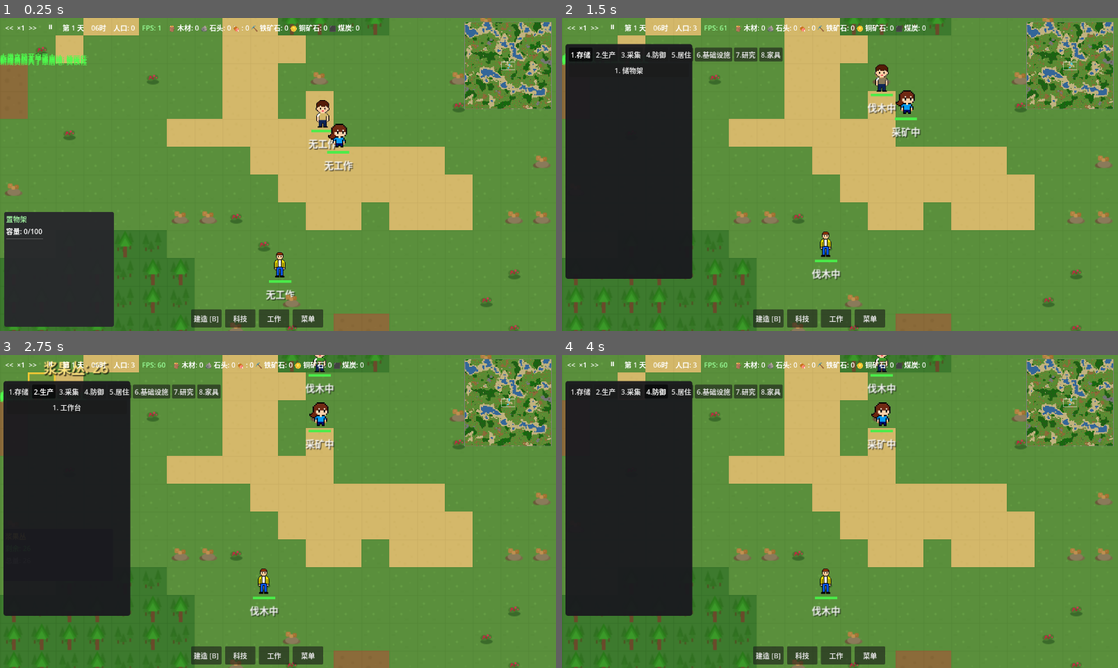
Above: before the commit, frames 1-4 (two rows, left to right).
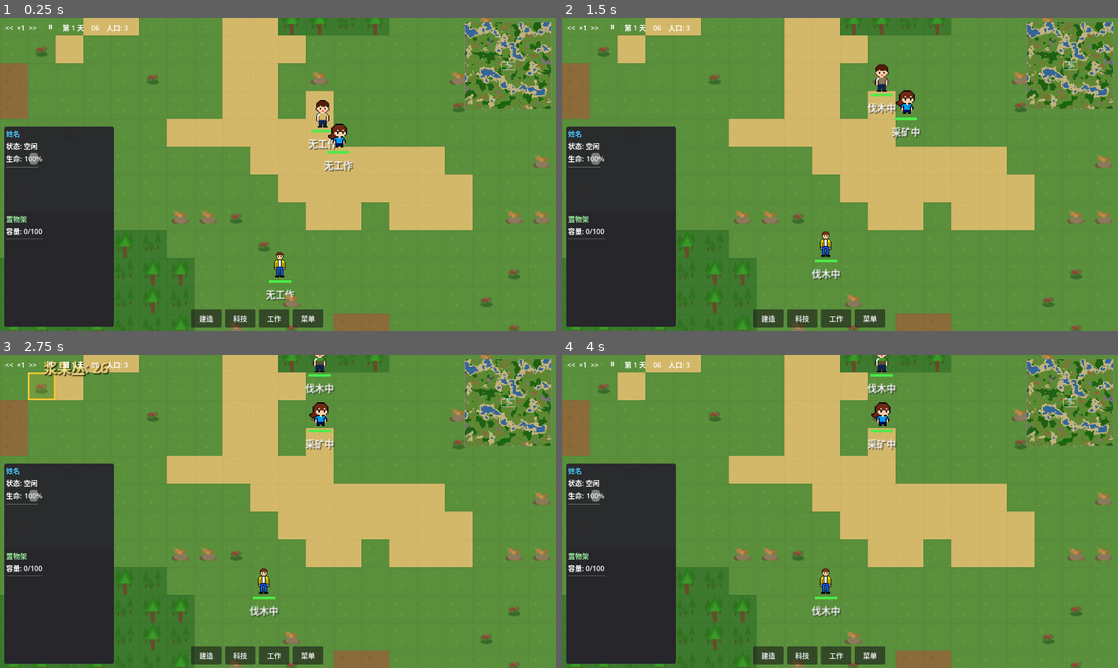
Above: after the commit, the same moments.

Repository: ZhanXuzhao/the-path-of-humanity
Game: Godot game, scene res://scenes/game.tscn
The game is run twice, just before and just after one commit, with the same random seed, the same clock (stepped at 60 frames per second) and the same inputs.
Inputs (mouse positions are in pixels of both pictures, inside the frame that each line leads up to):
- Up to frame 1 (0.25 s): no input
- Up to frame 2 (1.5 s): click "建造 [B]" (after the commit: "建造") at 0.5 s; click (578, 55) at 1.25 s, where only the run before the commit has a clickable "1.存储"
- Up to frame 3 (2.75 s): click (44, 392) at 2 s, where only the run before the commit has a clickable "2.生产"
- Up to frame 4 (4 s): click (628, 392) at 2.75 s, where only the run before the commit has a clickable "3.采集"; click (656, 392) at 3.5 s, where only the run before the commit has a clickable "4.防御"

The runs differ from the first frame. In frame 1, 6.4% of the frame differs, in the area x 0-65%, y 2-98%; in frame 2, 12%; in frame 3, 12%, in the area x 0-66%, y 2-99%; in frame 4, 12%.
Error after the commit: Parse Error: Too few arguments for "info()" call. Expected at least 2 but received 1. (res://scripts/ui/hud.gd:572)

Commit message:
feat: 速度标签初始化更新 + LogUtil 快捷方法与参数注释
- HUD: 初始化时调用 _update_speed_label() 确保读档后速度显示正确
- LogUtil: 新增 d/i/w/e 快捷方法，无需传 settler 参数
- LogUtil: 为所有方法添加 @param 参数注释

Diff:
--- a/scripts/core/log_util.gd
+++ b/scripts/core/log_util.gd
@@ -41,18 +41,51 @@
 	else:
 		return "%s %s" % [prefix, message]
 
+# @param settler:  定居者对象，非 null 且选中时才会打印；传 null 且 force=false 则静默
+# @param message:  日志文本
+# @param force:    true 时无视 settler 选择状态强制打印
 func debug(settler, message: String, force: bool = false):
 	if not _should_log(settler, force): return
 	print(_format_message(settler, Level.DEBUG, message))
 
+# @param settler:  定居者对象，非 null 且选中时才会打印；传 null 且 force=false 则静默
+# @param message:  日志文本
+# @param force:    true 时无视 settler 选择状态强制打印
 func info(settler, message: String, force: bool = false):
 	if not _should_log(settler, force): return
 	print(_format_message(settler, Level.INFO, message))
 
+# @param settler:  定居者对象，非 null 且选中时才会打印；传 null 且 force=false 则静默
+# @param message:  日志文本
+# @param force:    true 时无视 settler 选择状态强制打印
 func warn(settler, message: String, force: bool = false):
 	if not _should_log(settler, force): return
 	print(_format_message(settler, Level.WARN, message))
 
+# @param settler:  定居者对象，非 null 且选中时才会打印；传 null 且 force=false 则静默
+# @param message:  日志文本
+# @param force:    true 时无视 settler 选择状态强制打印
 func error(settler, message: String, force: bool = false):
 	if not _should_log(settler, force): return
 	print(_format_message(settler, Level.ERROR, message))
+
+# -------- 无需 settler 参数的快捷方法 --------
+# @param message:  日志文本
+# @param force:    true 时强制打印（无视 verbose 和选中状态）
+func d(message: String, force: bool = false):
+	debug(null, message, force)
+
+# @param message:  日志文本
+# @param force:    true 时强制打印
+func i(message: String, force: bool = false):
+	info(null, message, force)
+
+# @param message:  日志文本
+# @param force:    true 时强制打印
+func w(message: String, force: bool = false):
+	warn(null, message, force)
+
+# @param message:  日志文本
+# @param force:    true 时强制打印
+func e(message: String, force: bool = false):
+	error(null, message, force)
--- a/scripts/ui/hud.gd
+++ b/scripts/ui/hud.gd
@@ -90,6 +90,9 @@
 		work_btn.pressed.connect(_on_work_pressed)
 	if menu_btn:
 		menu_btn.pressed.connect(_on_menu_pressed)
+
+	# 初始化速度标签显示（从存档恢复后的实际速度）
+	_update_speed_label()
 
 	# 延迟一帧初始化资源显示（等 Game 场景就绪）
 	call_deferred("_refresh_resource_display")
@@ -566,6 +569,7 @@
 	if not speed_label:
 		return
 	var speed = game_manager.time_speed
+	LogUtil.info("更新速度标签: 当前速度 = %s" % game_manager.time_speed)
 	if speed == int(speed):
 		speed_label.text = "×%d" % speed
 	else:
